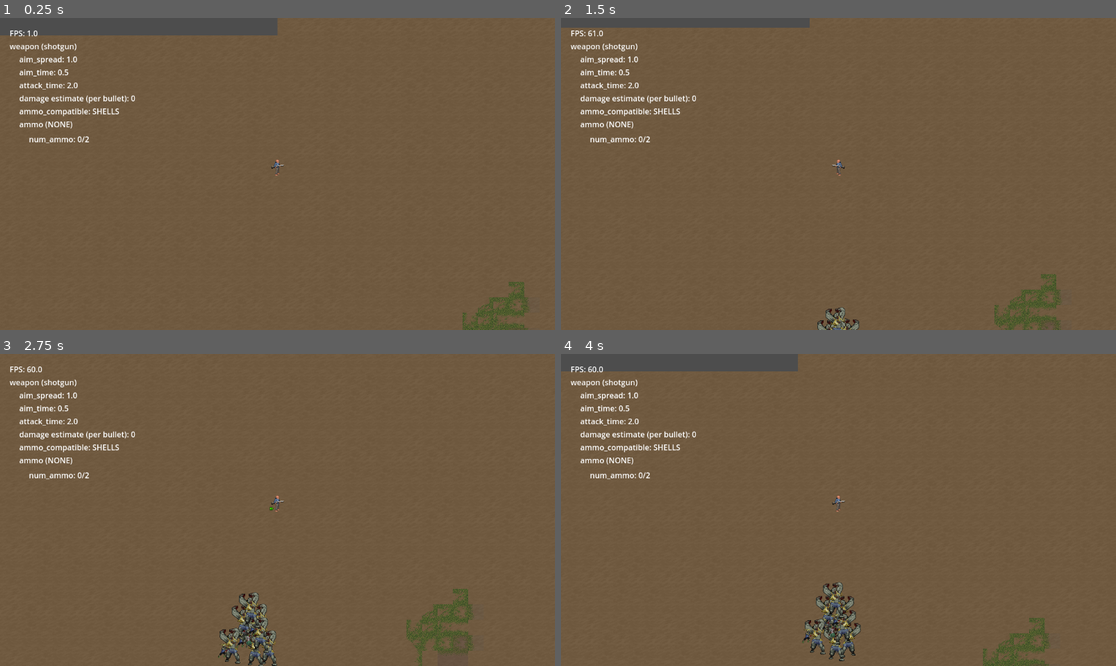
Above: before the commit, frames 1-4 (two rows, left to right).
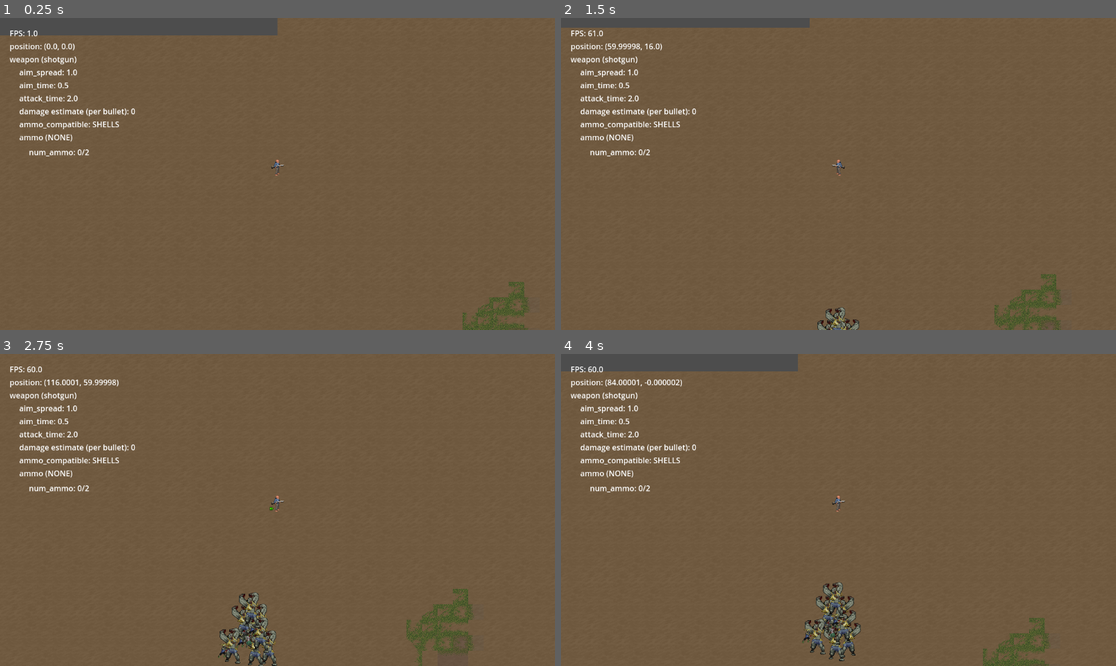
Above: after the commit, the same moments.

Repository: tegaki-tegaki/z_game
Game: Godot game, scene res://world/main.tscn
The game is run twice, just before and just after one commit, with the same random seed, the same clock (stepped at 60 frames per second) and the same inputs.
Inputs (mouse positions are in pixels of both pictures, inside the frame that each line leads up to):
- Up to frame 1 (0.25 s): no input
- Up to frame 2 (1.5 s): tap Enter at 0.5 s; move the mouse to (960, 158) at 0.52 s; hold D (move_right) 0.53-1.28 s; hold Right mouse button (aim_weapon) 0.53-1.28 s; move the mouse to (727, 189) at 1.27 s; hold S (move_down) from 1.28 s (still down); click (727, 189) at 1.35 s
- Up to frame 3 (2.75 s): move the mouse to (333, 441) at 2.02 s; release S (move_down) at 2.03 s; hold D (move_right) from 2.03 s (still down); hold Shift (run_hold) from 2.03 s (still down)
- Up to frame 4 (4 s): move the mouse to (810, 572) at 2.77 s; release D (move_right) at 2.78 s; release Shift (run_hold) at 2.78 s; hold W (move_up) 2.78-3.53 s; right-click (810, 572) at 2.85 s; move the mouse to (1005, 556) at 3.52 s; hold A (move_left) from 3.53 s (still down); click (1005, 556) at 3.6 s

The runs differ from the first frame. In frame 1, 1.4% of the frame differs, in the area x 1-25%, y 8-45%; in frame 2, 1.5%; in frame 3, 1.5%; in frame 4, 1.5%.

Commit message:
debug position

Diff:
--- a/scripts/debug.gd
+++ b/scripts/debug.gd
@@ -11,13 +11,15 @@
 @onready var num_ammo: Label = %num_ammo
 @onready var ammo_texture: TextureRect = %ammo_texture
 @onready var fps: Label = %FPS
+@onready var position_: Label = %position
 
 
 # Called every frame. 'delta' is the elapsed time since the previous frame.
 func _process(_delta: float) -> void:
     fps.text = "FPS: %s" % [Engine.get_frames_per_second()]
-    var player = get_tree().root.get_node("main/player")
+    var player = get_tree().root.get_node("main/player") as Node2D
     if player:
+        position_.text = "position: %s" % [player.position]
         var combat = player.combat
         var wielded = combat.get_wielded() as WieldedWeapon
         var weapon = wielded.get_weapon()
--- a/world/main.tscn
+++ b/world/main.tscn
@@ -38,6 +38,10 @@
 script = ExtResource("3_4f7fj")
 
 [node name="FPS" type="Label" parent="CanvasLayer/MarginContainer/debug"]
+unique_name_in_owner = true
+layout_mode = 2
+
+[node name="position" type="Label" parent="CanvasLayer/MarginContainer/debug"]
 unique_name_in_owner = true
 layout_mode = 2
 
